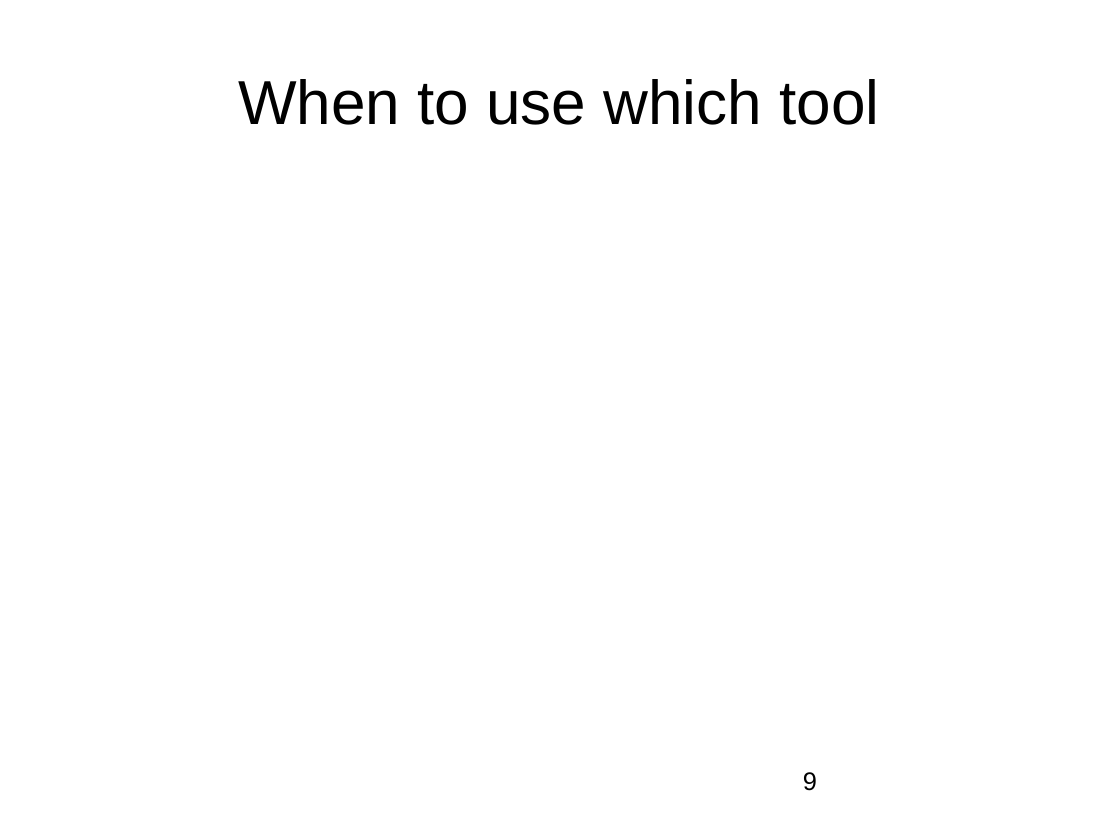
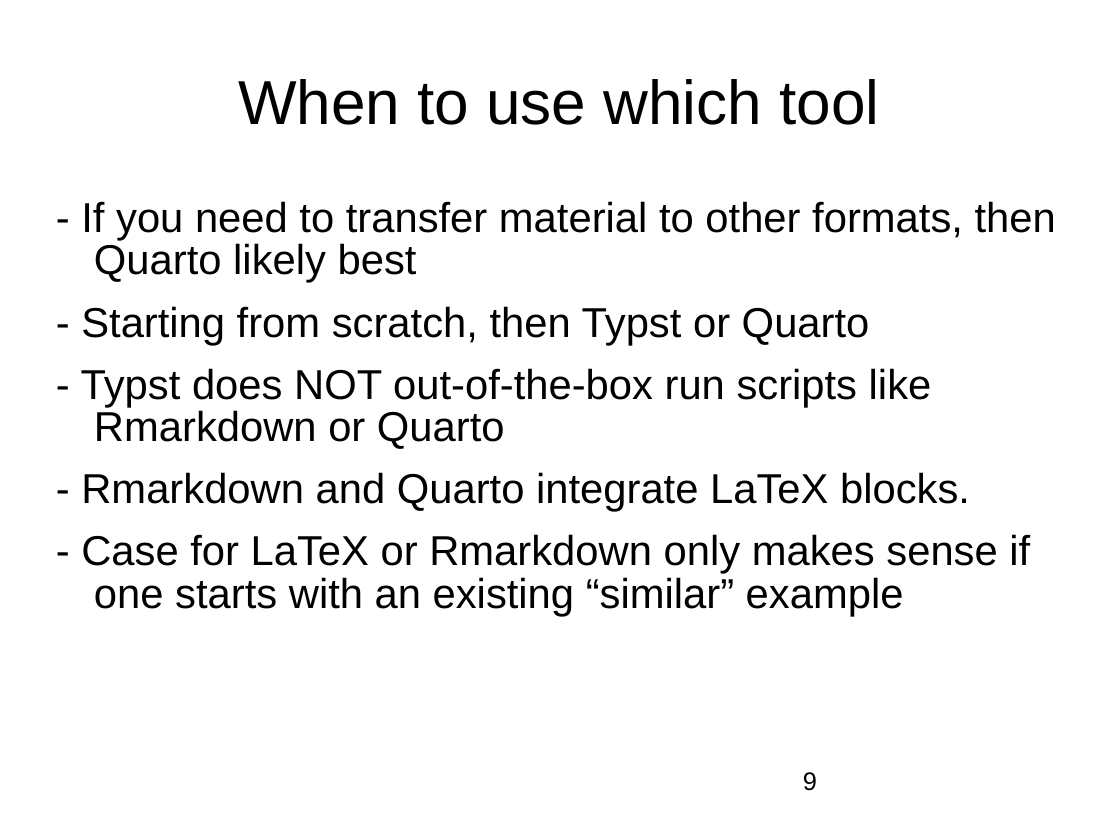
Before and after one commit to nashjc/Partridges, a slide deck: slide 9 of LinuxOttawa20260108.odp. Drawn at 1120x840 pixels with LibreOffice and Linux fonts; fonts in the diff are those of the drawing; background and template pictures are left out. Boxes give left, top, right and bottom in pixels: in the first picture for what was removed or moved away, otherwise in the second. Text is boxed around its words. In the diff, an @@ line names an element or a change of style, - is before the commit and + after.

```diff
--- a/LinuxOttawa20260108.odp
+++ b/LinuxOttawa20260108.odp
@@ text added at [81, 201, 1056, 616], 29.6 pt, text #000000 @@
+- If you need to transfer material to other formats, then Quarto likely best
+- Starting from scratch, then Typst or Quarto
+- Typst does NOT out-of-the-box run scripts like Rmarkdown or Quarto
+- Rmarkdown and Quarto integrate LaTeX blocks.
+- Case for LaTeX or Rmarkdown only makes sense if one starts with an existing “similar” example
```
Also in this commit, not shown: 3 other slides changed, 4 slides added, 3 slides removed.
